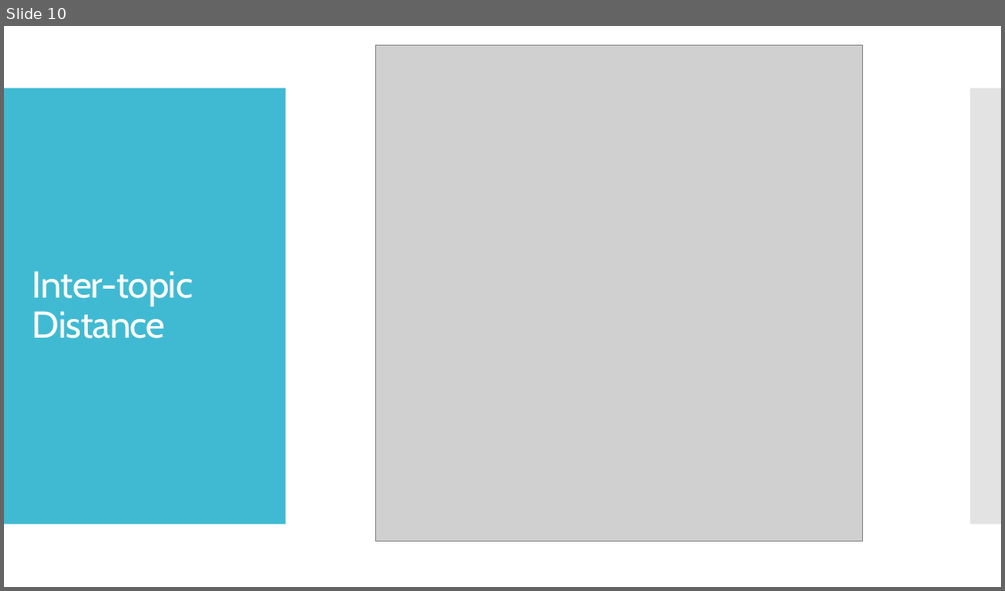
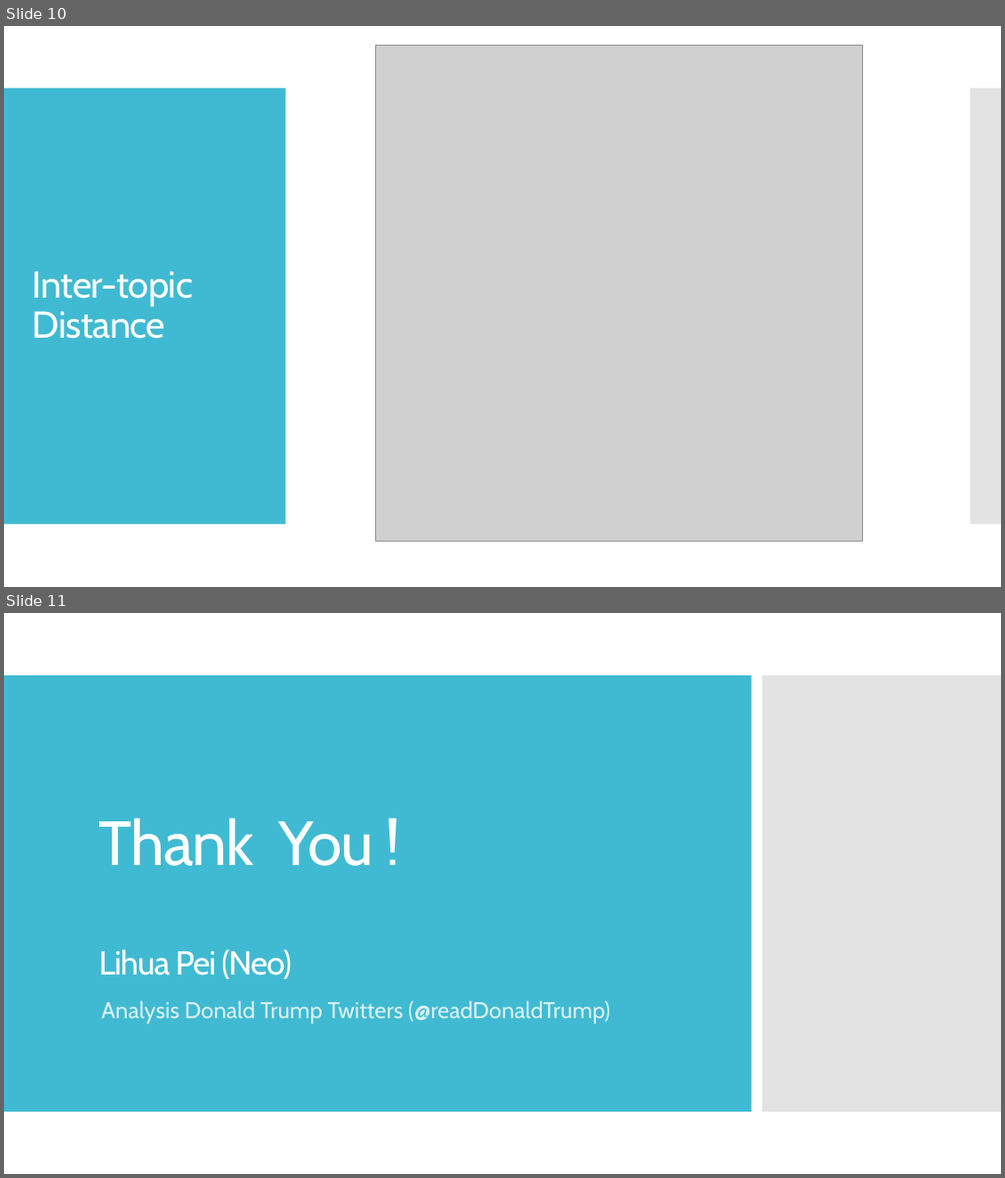
Before and after one commit to LihuaPeiNeo/LihuaPeiNeo.github.io, a slide deck: final_project/final_present.pptx. Shown one above the other, each under a label of ours: slide 10 before the commit, slides 10 and 11 after it. The pictures are 1005x591 and 1005x1178 pixels, drawn with LibreOffice and Linux fonts; fonts in the diff are those of the drawing; grey boxes stand for pictures. Boxes give left, top, right and bottom in pixels: in the first picture for what was removed or moved away, otherwise in the second. Text is boxed around its words. In the diff, an @@ line names an element or a change of style, - is before the commit and + after.

```diff
--- a/final_project/final_present.pptx
+++ b/final_project/final_present.pptx
@@ slide 11 added at (4, 613, 1001, 1174), background #FFFFFF @@
@@ rectangle added at (4, 675, 752, 1111), fill #40BAD2 @@
@@ rectangle added at (762, 675, 1001, 1111), fill #C8C8C8 at 50% opacity @@
@@ title added at (99, 818, 374, 979), 32 pt, text #FFFFFF @@
+Thank You !
+Lihua Pei (Neo)
@@ subtitle added at (101, 1001, 610, 1023), 22 pt, text #D9F1F6 @@
+Analysis Donald Trump Twitters (@readDonaldTrump)
```
Also in this commit, not shown: 2 other files.
